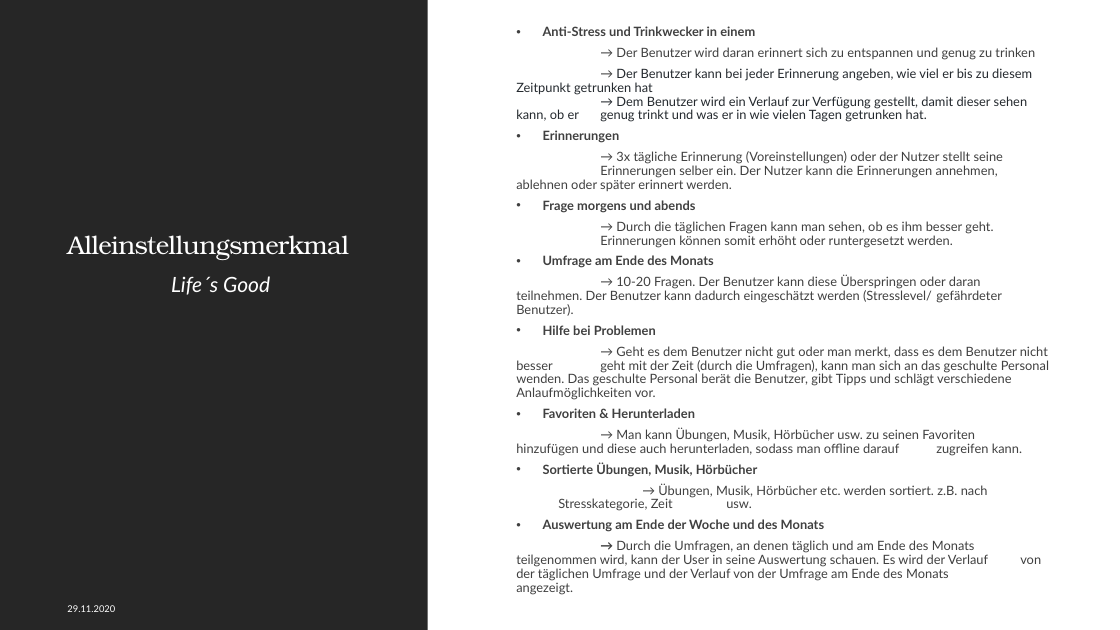
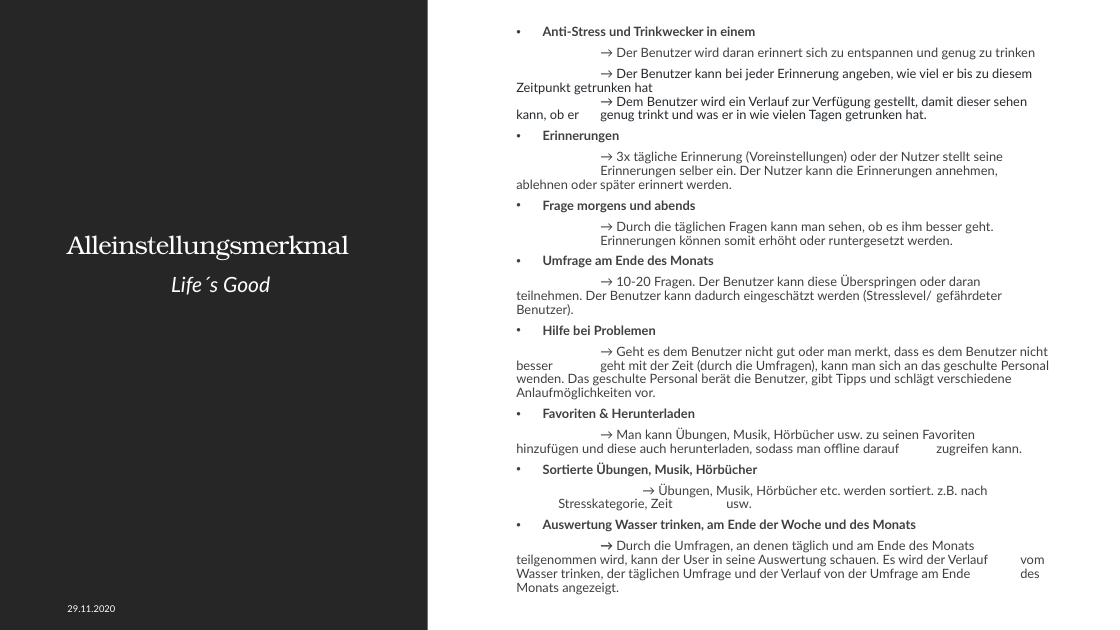
Before and after one commit to Kplacken/EPWS2020SerttasPlackenhohn, a slide deck: slide 13 of Audit 1/WS2020_SerttasPlackenhohn_Audit1.pptx. Drawn at 1120x630 pixels with LibreOffice and Linux fonts; fonts in the diff are those of the drawing. Boxes give left, top, right and bottom in pixels: in the first picture for what was removed or moved away, otherwise in the second. Text is boxed around its words. In the diff, an @@ line names an element or a change of style, - is before the commit and + after.

```diff
--- a/Audit 1/WS2020_SerttasPlackenhohn_Audit1.pptx
+++ b/Audit 1/WS2020_SerttasPlackenhohn_Audit1.pptx
@@ text at (516,519,988,595): text changed @@
-• Auswertung am Ende der Woche und des Monats
-→ Durch die Umfragen, an denen täglich und am Ende des Monats teilgenommen wird, kann der User in seine Auswertung schauen. Es wird der Verlauf von der täglichen Umfrage und der Verlauf von der Umfrage am Ende des Monats angezeigt.
+• Auswertung Wasser trinken, am Ende der Woche und des Monats
+→ Durch die Umfragen, an denen täglich und am Ende des Monats teilgenommen wird, kann der User in seine Auswertung schauen. Es wird der Verlauf vom Wasser trinken, der täglichen Umfrage und der Verlauf von der Umfrage am Ende des Monats angezeigt.
```
Also in this commit, not shown: 1 other file.
